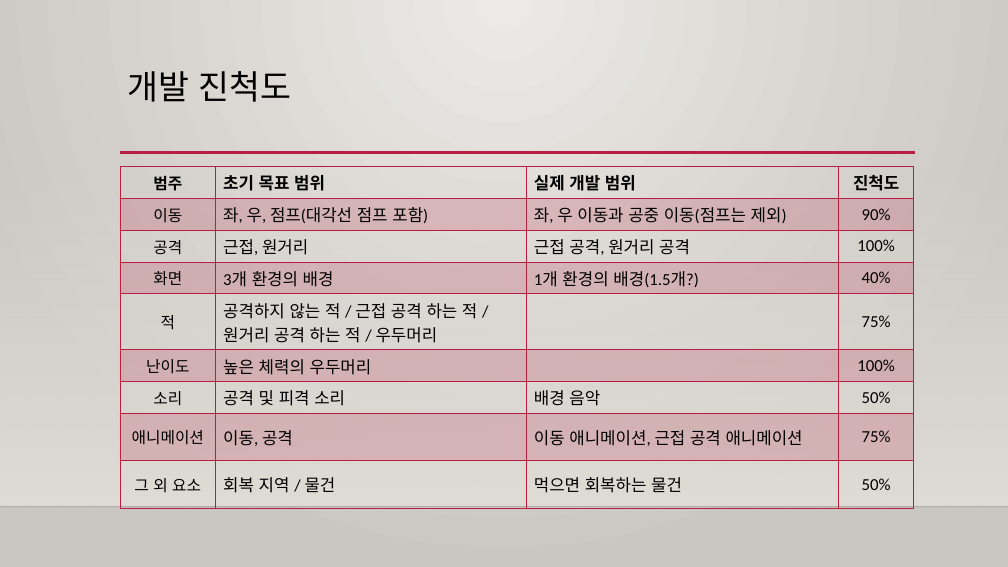
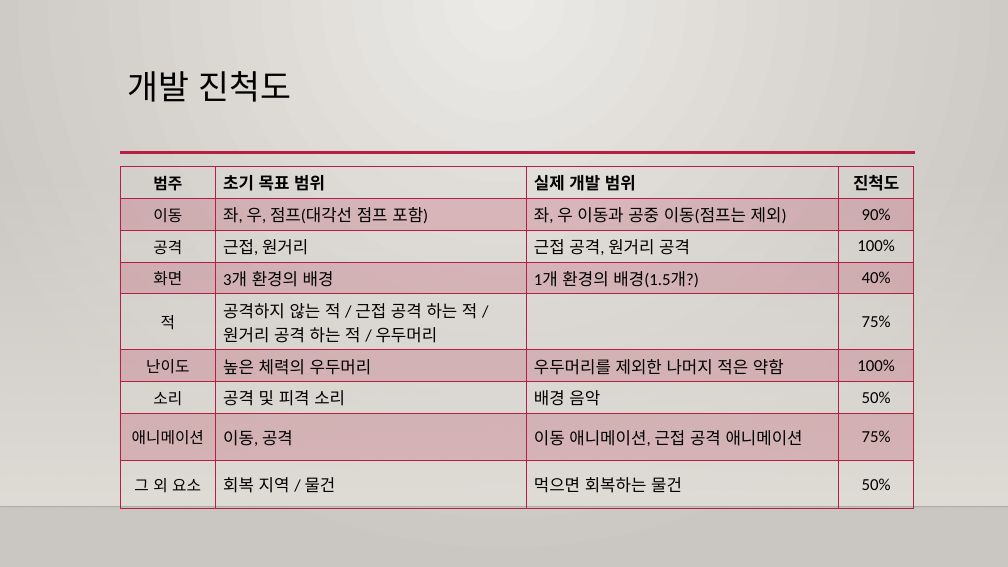
Before and after one commit to UiSai/2D_Game_Project, a slide deck: slide 3 of 2D겜플 최종발표.pptx. Drawn at 1008x567 pixels with LibreOffice and Linux fonts; fonts in the diff are those of the drawing; background and template pictures are left out. Boxes give left, top, right and bottom in pixels: in the first picture for what was removed or moved away, otherwise in the second. Text is boxed around its words. In the diff, an @@ line names an element or a change of style, - is before the commit and + after.

```diff
--- a/2D겜플 최종발표.pptx
+++ b/2D겜플 최종발표.pptx
@@ table at <box>120,166,915,497</box> @@
-row 6, column 3: 
+row 6, column 3: 우두머리를 제외한 나머지 적은 약함
```
Also in this commit, not shown: 2 other slides changed, 7 other files.
